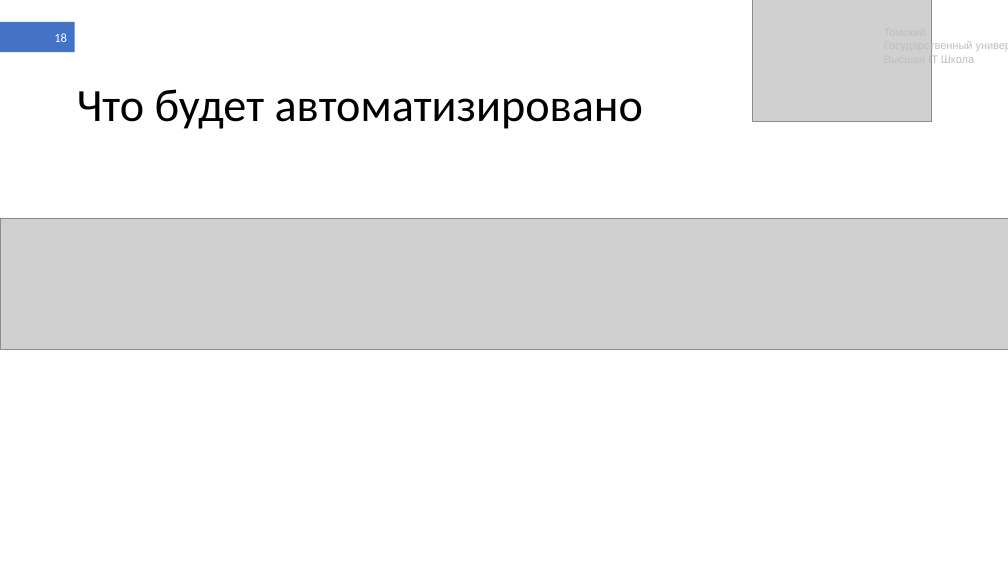
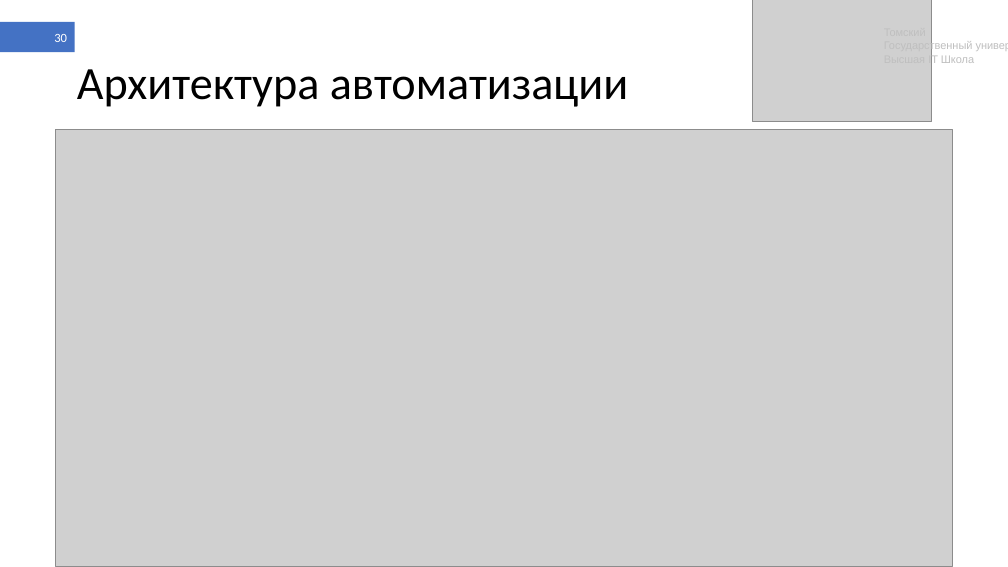
Before and after one commit to shameoff/GraduateWork, a slide deck: slide 30 of Презентация ВКР (в шаблоне).pptx (slide 18 before the commit). Drawn at 1008x567 pixels with LibreOffice and Linux fonts; fonts in the diff are those of the drawing; grey boxes stand for pictures. Boxes give left, top, right and bottom in pixels: in the first picture for what was removed or moved away, otherwise in the second. Text is boxed around its words. In the diff, an @@ line names an element or a change of style, - is before the commit and + after.

```diff
--- a/Презентация ВКР (в шаблоне).pptx
+++ b/Презентация ВКР (в шаблоне).pptx
@@ page number at (x1=54, y1=34, x2=67, y2=42): text changed @@
-18
+30
@@ title removed at (x1=77, y1=89, x2=643, y2=129) @@
-Что будет автоматизировано
@@ title added at (x1=77, y1=69, x2=629, y2=107), 44 pt, text #000000 @@
+Архитектура автоматизации
@@ picture added at (x1=56, y1=129, x2=952, y2=566) @@
@@ picture removed at (x1=0, y1=218, x2=1008, y2=349) @@
```
Also in this commit, not shown: 14 other slides changed, 12 slides added, 6 slides removed, 4 other files.
